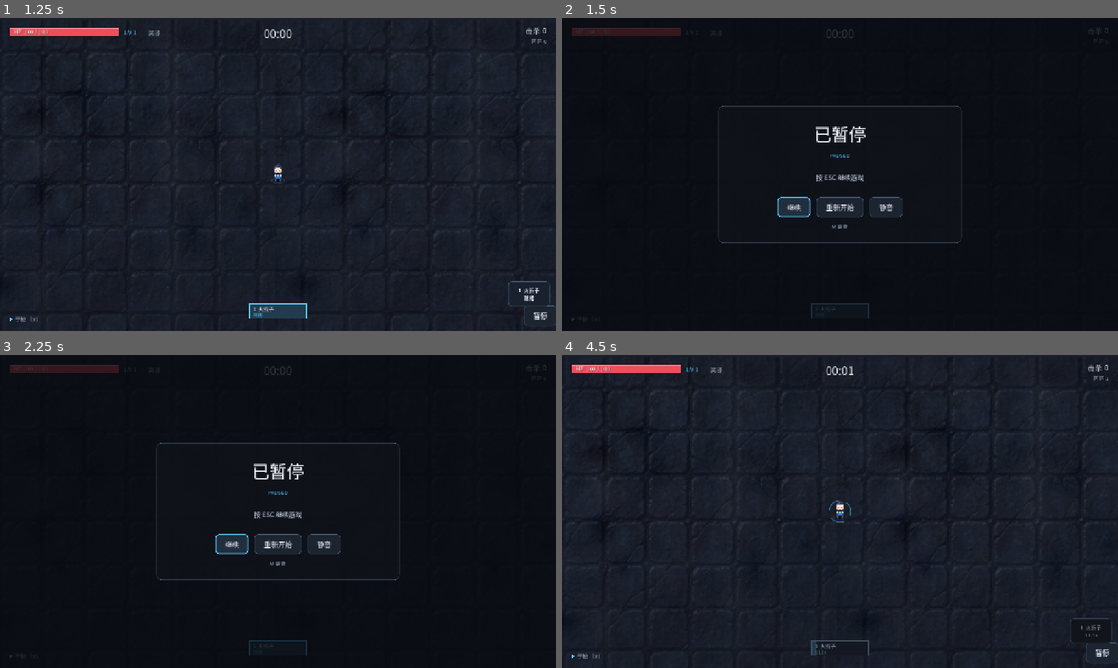
Above: before the commit, frames 1-4 (two rows, left to right).
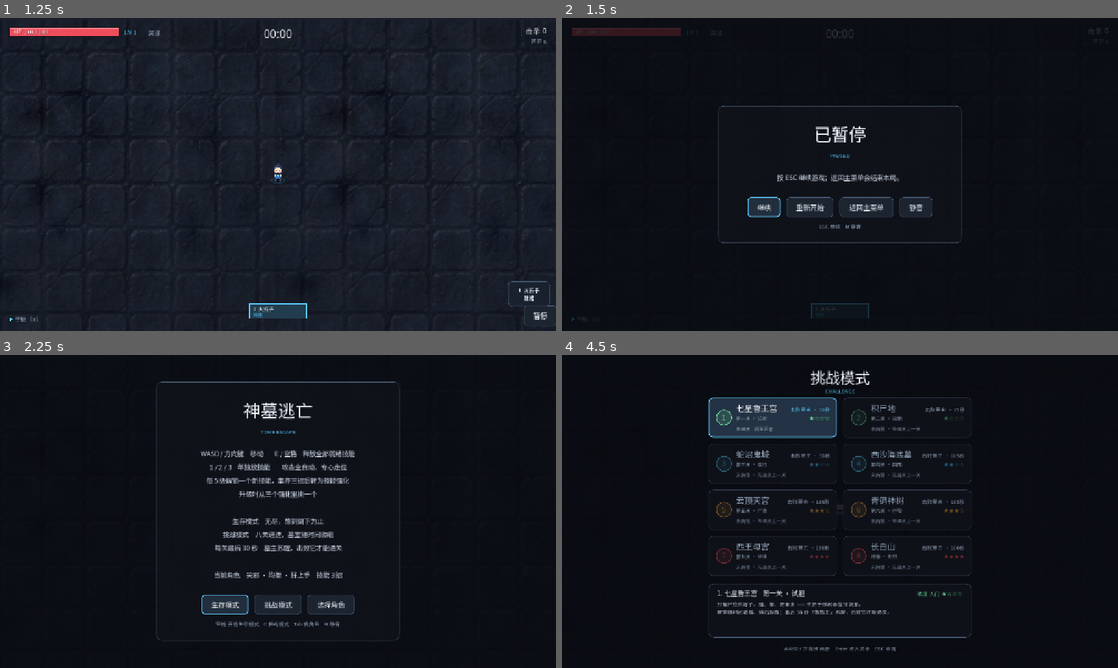
Above: after the commit, the same moments.

Repository: Ze207920/-
Game: Godot game, scene res://game.tscn
Same seed, same stepped clock (60 frames per second), same inputs: the game is played once before the commit and once after it.
Inputs (mouse positions are in pixels of both pictures, inside the frame that each line leads up to):
- Up to frame 1 (1.25 s): click "生存模式" at 0.5 s
- Up to frame 2 (1.5 s): click "暂停" at 1.25 s
- Up to frame 3 (2.25 s): click (305, 542) at 2 s, where only the run after the commit has a clickable "返回主菜单"
- Up to frame 4 (4.5 s): click (840, 542) at 2.75 s, where only the run before the commit has a clickable "重新开始"; click (1090, 630) at 3.5 s, where only the run before the commit has a clickable "1 火折子 就绪"; click (840, 605) at 4.25 s, where only the run after the commit has a clickable "挑战模式"

Frame 1 is identical in both runs. In frame 2, 1.4% of the frame differs, in the area x 33-67%, y 50-68%; in frame 3, 6.5%; in frame 4, 28%, in the area x 0-100%, y 0-100%.

Commit message:
暂停面板与结算页加入返回主菜单入口，游戏中可随时回标题页

Diff:
--- a/scripts/game_overlay.gd
+++ b/scripts/game_overlay.gd
@@ -178,20 +178,25 @@
 	_mode = Mode.PAUSE
 	_title.text = "已暂停"
 	_subtitle.text = "PAUSED"
+	# 明确告诉玩家「返回主菜单」会结束本局：这是从对局中途唯一能回标题页的入口，
+	# 不写清楚的话，玩家会以为按错了把进度弄丢了。
 	if is_touch_device():
-		_body.text = "点击「继续」回到游戏"
-	else:
-		_body.text = "按 ESC 继续游戏"
+		_body.text = "点击「继续」回到游戏；返回主菜单会结束本局。"
+	else:
+		_body.text = "按 ESC 继续游戏；返回主菜单会结束本局。"
+	# 「返回主菜单」走已有的 title_requested → Game._back_to_title()：
+	# 它会清掉模式/关卡状态并重载场景，最终停在标题页。
 	_set_buttons([
 		{"text": "继续", "action": "resume"},
 		{"text": "重新开始", "action": "restart"},
+		{"text": "返回主菜单", "action": "title"},
 	])
 	# 静音入口：键盘端可用 M，但移动端没有键盘，必须给一个可点的按钮。
 	_add_mute_button()
 	if is_touch_device():
 		_hint.text = "点击按钮操作"
 	else:
-		_hint.text = "M 静音"
+		_hint.text = "ESC 继续    M 静音"
 	visible = true
 	_focus_first()
 
@@ -236,9 +241,12 @@
 		buttons.append({"text": "下一关", "action": "next"})
 	buttons.append({"text": "再来一局", "action": "restart"})
 	if challenge:
+		# 「返回主菜单」放在「返回选关」之前：_set_buttons 把最后一个按钮设为
+		# ESC 的 secondary action，这样 ESC 仍回到选关，保持原来的操作习惯。
+		buttons.append({"text": "返回主菜单", "action": "title"})
 		buttons.append({"text": "返回选关", "action": "select"})
 	else:
-		buttons.append({"text": "返回标题", "action": "title"})
+		buttons.append({"text": "返回主菜单", "action": "title"})
 	_set_buttons(buttons)
 	_hint.text = "空格 继续    ESC 返回    M 静音"
 	visible = true
Binary file changed: assets/fonts/NotoSansSC-Subset.ttf
Not shown, added: build/web/index.2d80a4e1de.pck
Not shown, removed: build/web/index.5e78ccd8a9.pck
Not shown, changed: build/web/index.pck
Not shown, added: docs/index.2d80a4e1de.pck
Not shown, removed: docs/index.5e78ccd8a9.pck
Not shown, changed: docs/index.pck
